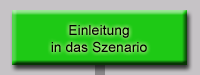
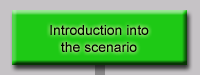
Layers edited between the first and the second (200, 75) image:
renamed "Einleitung in das Szenario" to "Introduction into the scenario", painted on it over [50, 25, 149, 53]
